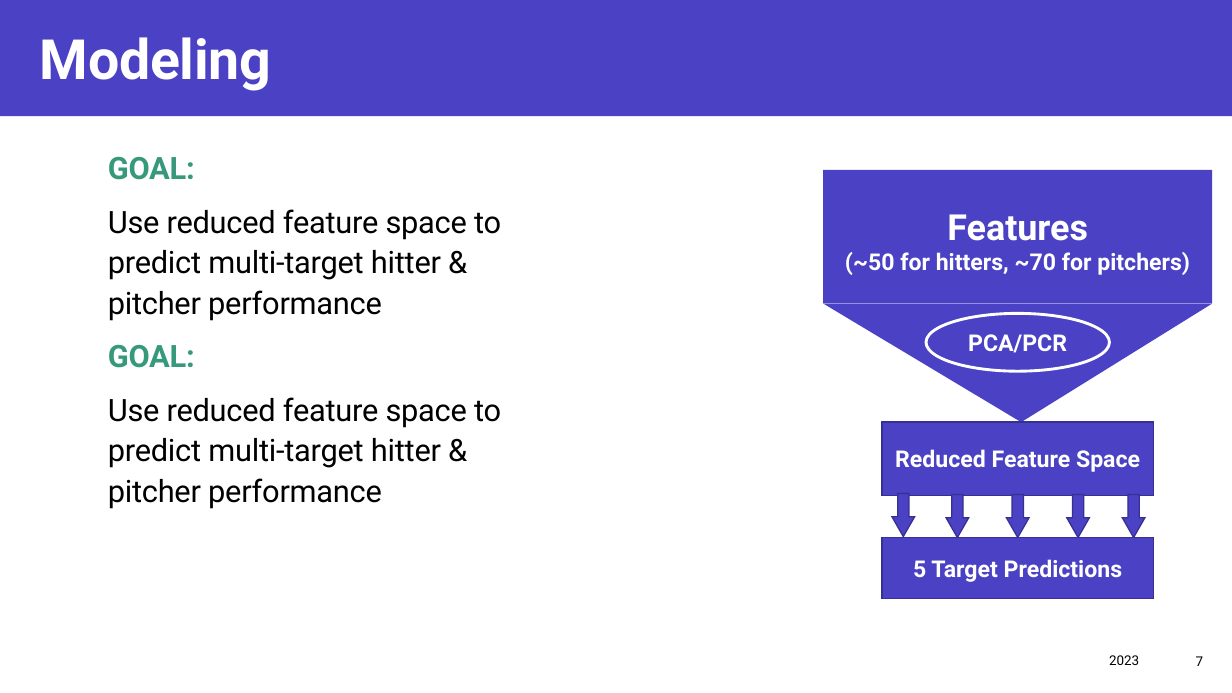
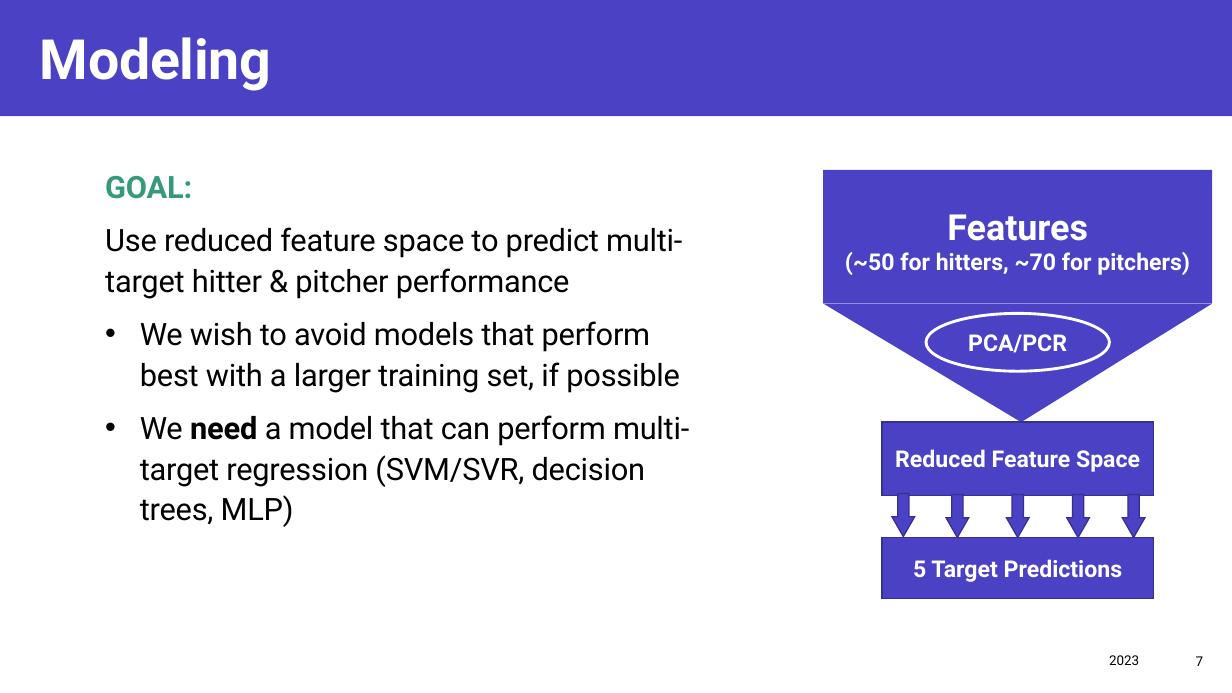
Before and after one commit to suhasburavalla/Fantasy-Baseball-Projections, a slide deck: slide 7 of Standup Meeting 1 Presentation.pptx. Drawn at 1232x693 pixels with LibreOffice and Linux fonts; fonts in the diff are those of the drawing. Boxes give left, top, right and bottom in pixels: in the first picture for what was removed or moved away, otherwise in the second. Text is boxed around its words. In the diff, an @@ line names an element or a change of style, - is before the commit and + after.

```diff
--- a/Standup Meeting 1 Presentation.pptx
+++ b/Standup Meeting 1 Presentation.pptx
@@ text "GOAL:" moved from (x1=108, y1=157, x2=501, y2=509) to (x1=105, y1=176, x2=689, y2=527) @@
@@ text at (x1=140, y1=321, x2=689, y2=527): text changed @@
-GOAL:
-Use reduced feature space to predict multi-target hitter & pitcher performance
+• We wish to avoid models that perform best with a larger training set, if possible
+• We need a model that can perform multi-target regression (SVM/SVR, decision trees, MLP)
```
Also in this commit, not shown: 1 slide removed.
